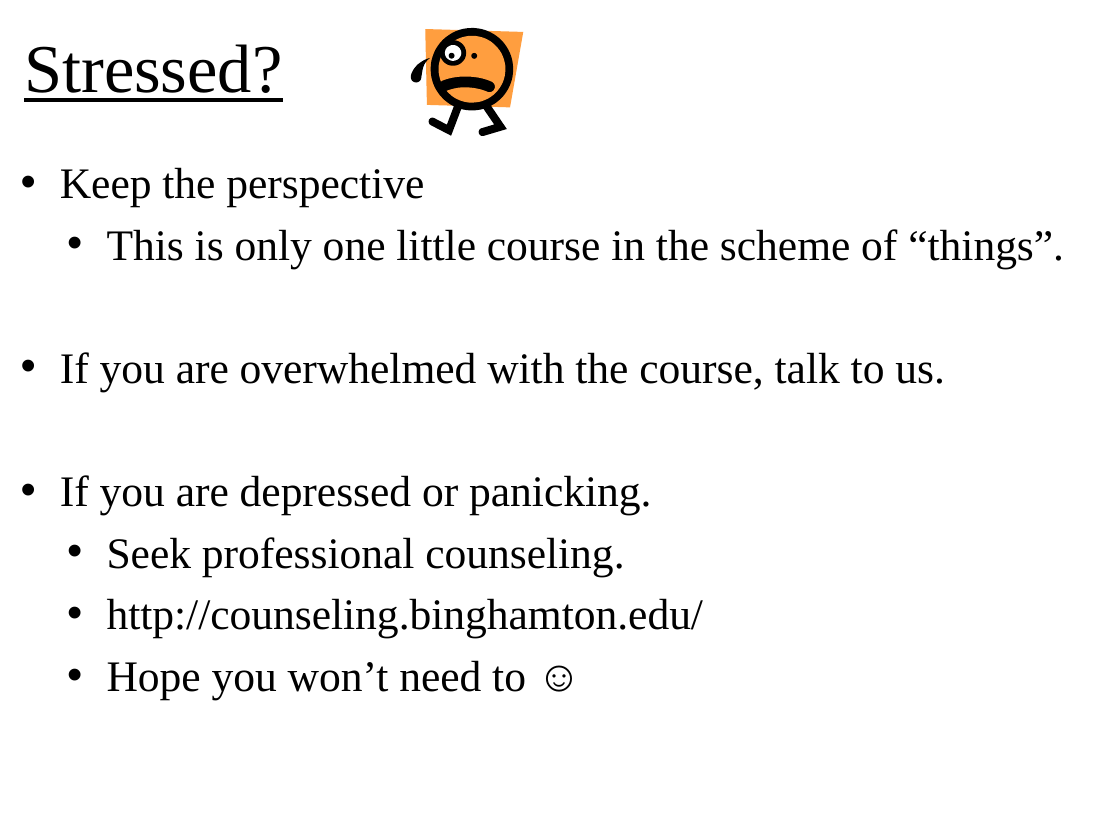
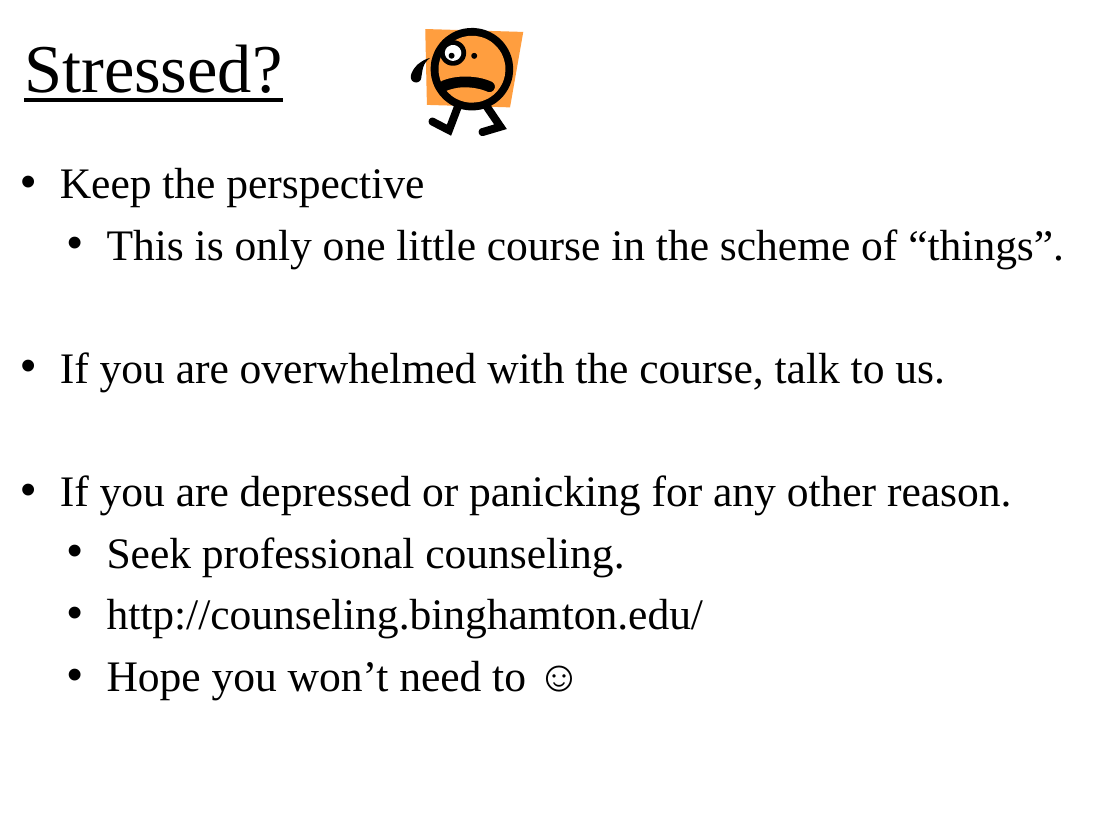
Before and after one commit to oscourse/oscourse.github.io, a slide deck: slide 10 of slides/overview.pptx. Drawn at 1120x840 pixels with LibreOffice and Linux fonts; fonts in the diff are those of the drawing. Boxes give left, top, right and bottom in pixels: in the first picture for what was removed or moved away, otherwise in the second. Text is boxed around its words. In the diff, an @@ line names an element or a change of style, - is before the commit and + after.

```diff
--- a/slides/overview.pptx
+++ b/slides/overview.pptx
@@ text at [60,475,1011,515]: text changed @@
-• If you are depressed or panicking.
+• If you are depressed or panicking for any other reason.
```
Also in this commit, not shown: 1 other slide changed, 1 other file.
